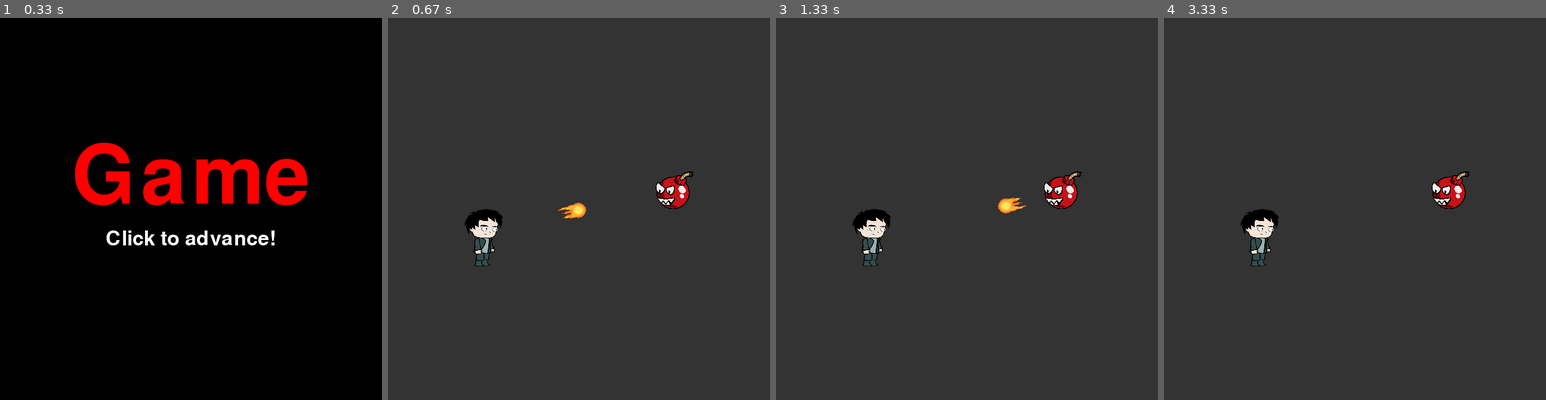
Above: before the commit, frames 1-4 (left to right).
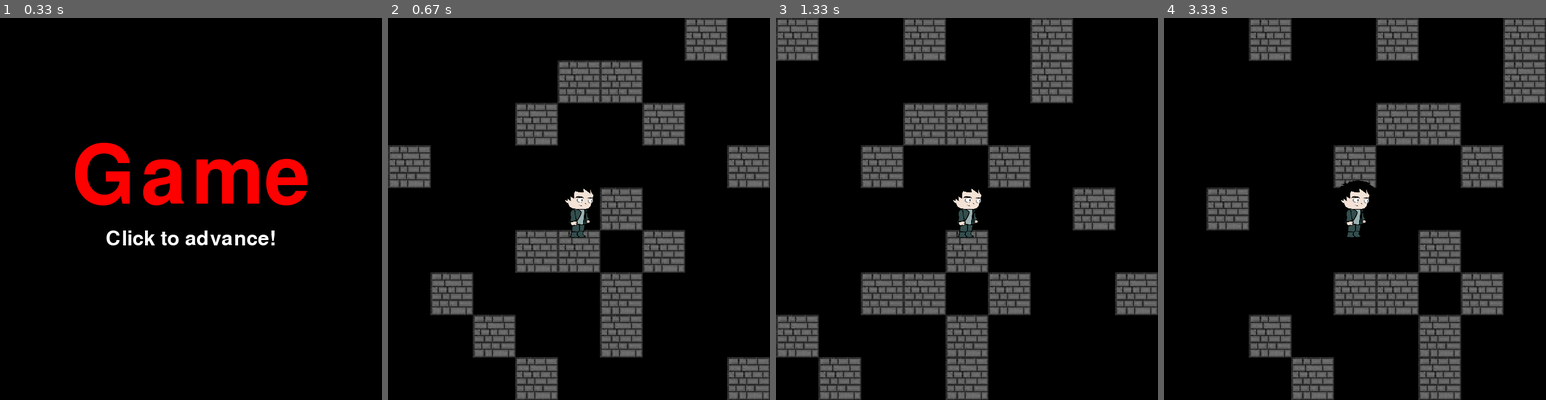
Above: after the commit, the same moments.

Repository: VagishVela/project-pygames
Game: pygame game, started from main.py
Same seed, same stepped clock (60 frames per second), same inputs: the game is played once before the commit and once after it.
Inputs (mouse positions are in pixels of both pictures, inside the frame that each line leads up to):
- Up to frame 1 (0.33 s): no input
- Up to frame 2 (0.67 s): click (579, 209) at 0.38 s
- Up to frame 3 (1.33 s): tap W at 0.67 s; hold Right from 1 s (still down)
- Up to frame 4 (3.33 s): release Right at 1.47 s; hold Up 1.5-1.8 s; hold Left 2.33-2.87 s; hold Down 2.9-3.2 s; hold Left from 3.23 s (still down)

Frame 1 is identical in both runs. In frame 2, 92% of the frame differs, in the area x 0-100%, y 0-100%; in frame 3, 92%; in frame 4, 92%.

Commit message:
default to map view

Diff:
--- a/game/views/start.py
+++ b/game/views/start.py
@@ -36,10 +36,10 @@
     def on_click(self):
         # import here to avoid circular imports
         # pylint: disable=C0415
-        # from game.views.map import Map
-        from game.views.battle import Battle
+        from game.views.map import Map
+        # from game.views.battle import Battle
 
-        self.change_views(Battle, self.width, self.height, "Battle")
+        self.change_views(Map, self.width, self.height, "Map")
 
     @staticmethod
     def exit():
